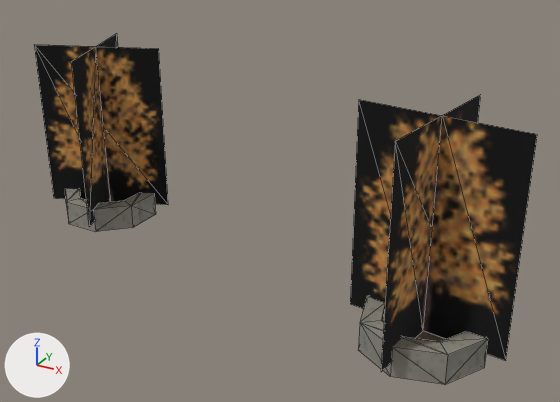
The OBJ model examples/vehicle-playground/res/models/urban/procgen-procpain-tree-park-large-xm2zm3.obj: old version first, new version second.
One viewpoint serves both versions: a 50 mm camera at (-8.62, -48.89, 13.59) aimed at (-20.41, -27.45, 2.87). Arrows for +X, +Y and +Z are at lower left; the lights stay in place. The older version comes first. Mesh edges are drawn as thin lines. Where no turn or scale is listed for an object, it has been applied to the vertices. Vertices at exactly the same position are counted once.

Objects in the first picture: 'procgen-procpain-tree-park-large-xm2zm3'.
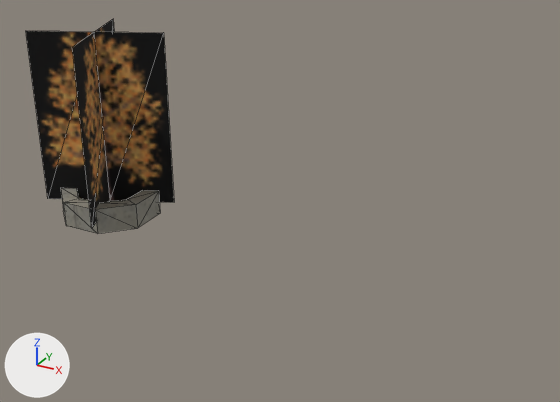
Changed parts and their boxes [x1, y1, x2, y2] in the pictures (560 x 402 px; the box of a moved part takes in the faces that stretch with it):
'procgen-procpain-tree-park-large-xm2zm3', reshaped (70% narrower, 39% shorter): before [34, 34, 537, 384]; after [26, 19, 174, 233]
part 1 of me_procgen_procpain_tree_park_large_xm2zm3, moved or reshaped: before [66, 189, 156, 232]; after [61, 188, 160, 233]
part 2 of me_procgen_procpain_tree_park_large_xm2zm3, deleted: before [359, 297, 488, 384]
part 3 of me_procgen_procpain_tree_park_large_xm2zm3, deleted: before [350, 94, 537, 372]
part 4 of me_procgen_procpain_tree_park_large_xm2zm3, moved or reshaped: before [34, 34, 168, 227]; after [26, 19, 174, 227]

The change, as a diff of the scene's bpy script:
```diff
--- a/examples/vehicle-playground/res/models/urban/procgen-procpain-tree-park-large-xm2zm3.obj.py
+++ b/examples/vehicle-playground/res/models/urban/procgen-procpain-tree-park-large-xm2zm3.obj.py
@@ me_procgen_procpain_tree_park_large_xm2zm3 @@
 # used by ob_procgen_procpain_tree_park_large_xm2zm3; location = (0.0, 0.0, 0.0)
 # verts and faces of me_procgen_procpain_tree_park_large_xm2zm3; kept vertices keep their numbers, new ones are numbered from 84
 # before: 10 (-29.2, -26.1, 0.5) at pixel (110, 201), 11 (-30.1, -23.8, 7.0) at pixel (116, 33), 12 (-30.1, -23.8, 0.5), 13 (-29.2, -26.1, 7.0) at pixel (95, 46), 14 (-28.3, -28.5, 0.5) at pixel (89, 226)
 # before: 15 (-28.3, -28.5, 7.0) at pixel (71, 61), 16 (-31.6, -27.0, 7.0) at pixel (34, 44), 17 (-31.6, -27.0, 0.5) at pixel (53, 198), 18 (-26.9, -25.2, 0.5) at pixel (168, 204), 19 (-26.9, -25.2, 7.0) at pixel (158, 48)
-me_procgen_procpain_tree_park_large_xm2zm3.from_pydata(...)  # 84 vertices, 136 faces; spans x -31.6..-11.9, y -31.8..-23.8, z 0.0..7.3
+me_procgen_procpain_tree_park_large_xm2zm3.from_pydata(...)  # 42 vertices, 68 faces; spans x -31.7..-26.8, y -28.6..-23.7, z 0.0..7.6
+# me_procgen_procpain_tree_park_large_xm2zm3 part 1: the loose piece of 32 vertices spanning x -31.0..-27.4, y -27.9..-24.4, z 0.0..1.0 is turned -86.4 degrees about the z axis through its middle and scaled by 1.08
+# me_procgen_procpain_tree_park_large_xm2zm3 part 2: the loose piece of 32 vertices spanning x -16.5..-12.5, y -31.2..-27.2, z 0.0..1.0 is deleted
+# me_procgen_procpain_tree_park_large_xm2zm3 part 3: the loose piece of 10 vertices spanning x -17.0..-11.9, y -31.8..-26.6, z 0.5..7.3 is deleted
+# me_procgen_procpain_tree_park_large_xm2zm3 part 4
+delete_vertices([*range(11, 20)])  # with the faces that use them
+verts[84] = (-26.8, -25.0, 0.5)  # pixel (174, 202)
+verts[85] = (-31.7, -27.3, 0.5)  # pixel (47, 198)
+verts[86] = (-30.4, -23.7, 0.5)
+verts[87] = (-28.1, -28.6, 0.5)  # pixel (91, 228)
+for new, old in zip([*range(88, 93)], [10, *range(84, 88)]): verts[new] = verts[old] + (0.0, 0.0, 7.1)
+faces += [(10, 89, 84), (10, 88, 89), (10, 85, 88), (85, 90, 88), (10, 86, 91), (10, 91, 87)]  # mat_treea (picture img_treea_png)
+faces += [(87, 91, 92), (88, 92, 91)]  # mat_treea (picture img_treea_png)
 me_procgen_procpain_tree_park_large_xm2zm3.materials.append(mat_treea)
```
